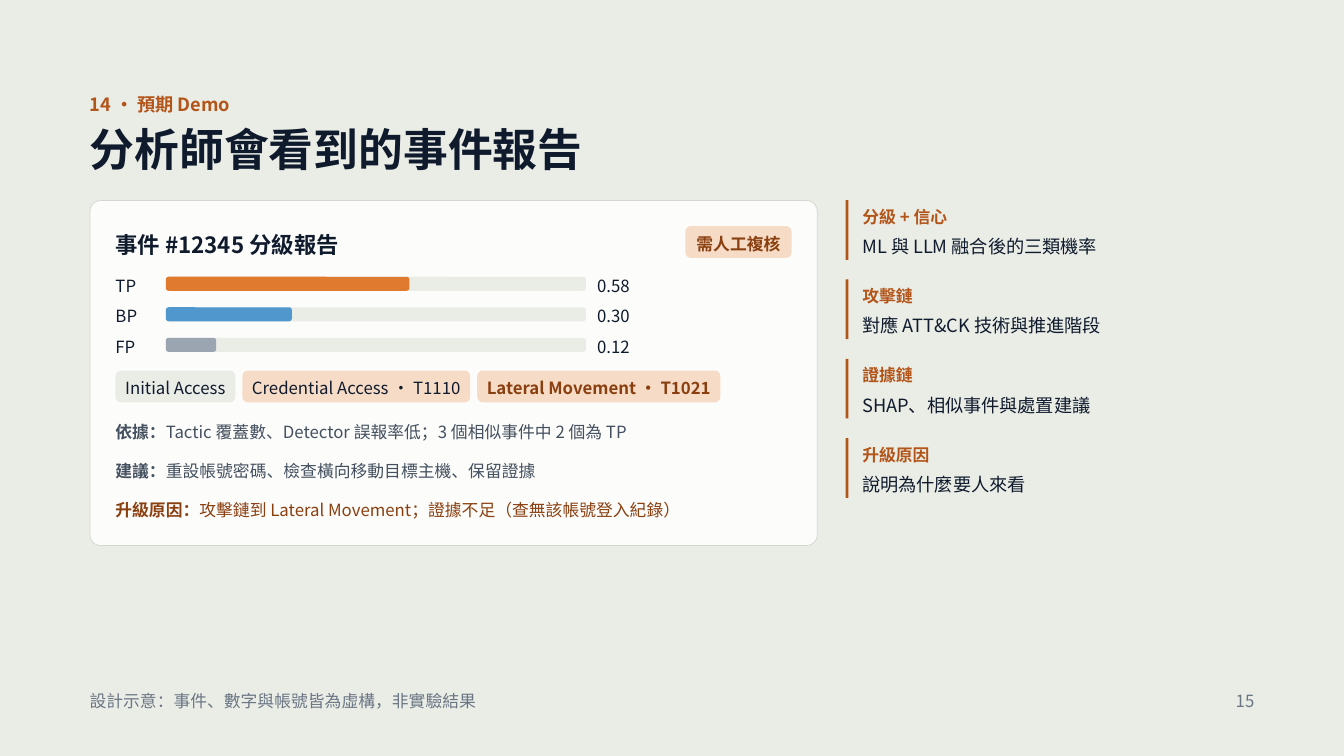
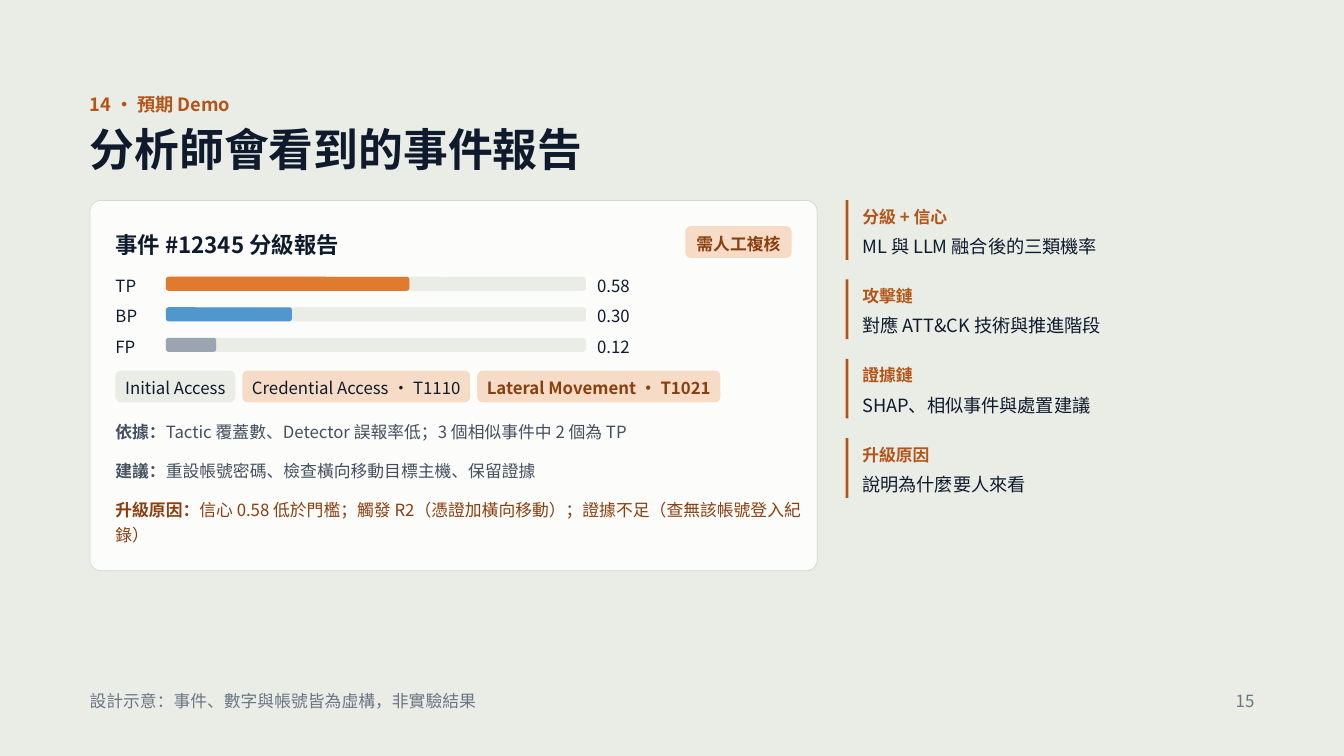
Before and after one commit to jimtaerini/AI_SOC_Analyst_Agent, a slide deck: slide 15 of docs/AI_SOC_Analyst_Agent-Proposal.pptx. Drawn at 1344x756 pixels with LibreOffice and Linux fonts; fonts in the diff are those of the drawing. Boxes give left, top, right and bottom in pixels: in the first picture for what was removed or moved away, otherwise in the second. Text is boxed around its words. In the diff, an @@ line names an element or a change of style, - is before the commit and + after.

```diff
--- a/docs/AI_SOC_Analyst_Agent-Proposal.pptx
+++ b/docs/AI_SOC_Analyst_Agent-Proposal.pptx
@@ rounded rectangle resized from (x1=90, y1=201, x2=818, y2=545) to (x1=90, y1=201, x2=818, y2=571) @@
@@ rounded rectangle at (x1=90, y1=201, x2=818, y2=571): proportions changed @@
@@ text at (x1=115, y1=501, x2=801, y2=543): text changed @@
-升級原因：攻擊鏈到 Lateral Movement；證據不足（查無該帳號登入紀錄）
+升級原因：信心 0.58 低於門檻；觸發 R2（憑證加橫向移動）；證據不足（查無該帳號登入紀錄）
```
Also in this commit, not shown: 4 other slides changed, 1 other file.
